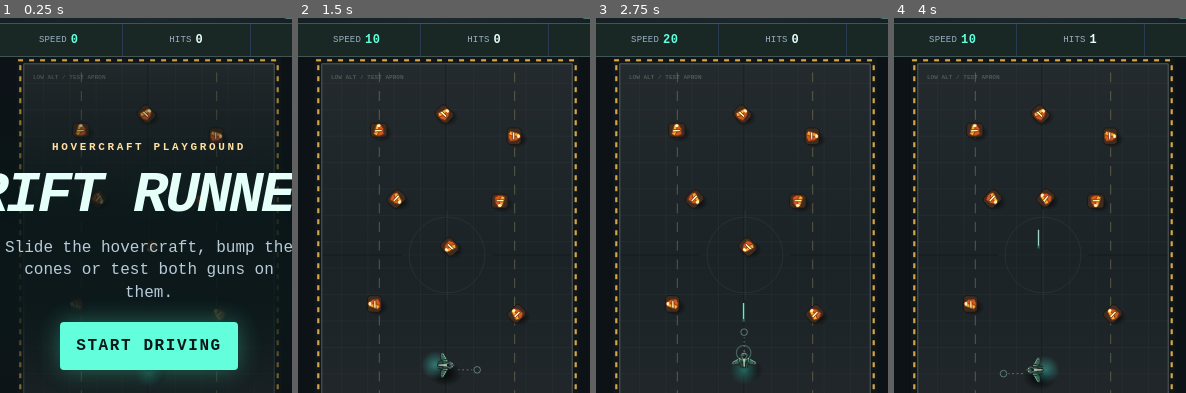
Above: before the commit, frames 1-4 (left to right).
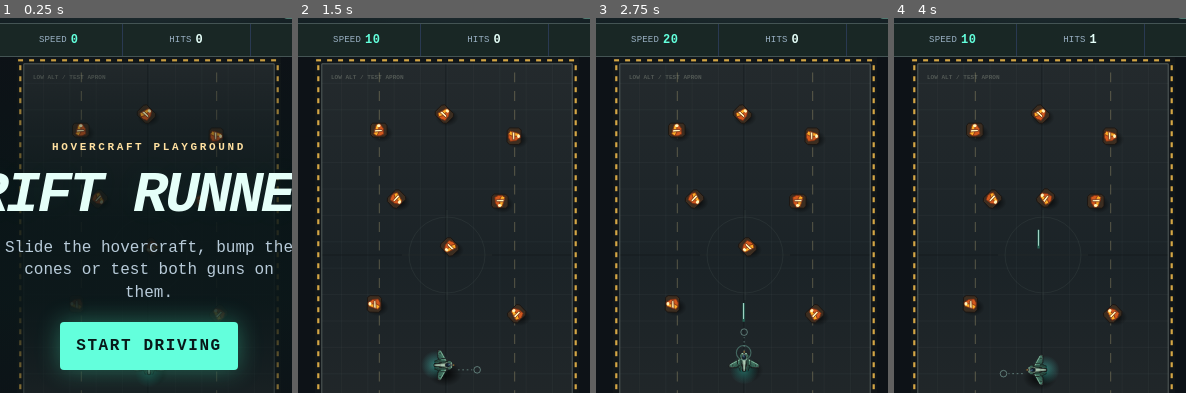
Above: after the commit, the same moments.

Repository: gambizt3-dev/rift-runner
Game: browser game, page index.html
Same seed, same stepped clock (60 frames per second), same inputs: the game is played once before the commit and once after it.
Inputs:
- Up to frame 1 (0.25 s): no input
- Up to frame 2 (1.5 s): click "START DRIVING" at 0.27 s; hold Right from 1.03 s (still down); tap Space at 1.1 s
- Up to frame 3 (2.75 s): release Right at 1.53 s; hold Down 1.58-1.85 s; tap Space at 1.6, 2.1, 2.6 s; hold Left 1.9-2.47 s; hold Up from 2.52 s (still down)
- Up to frame 4 (4 s): release Up at 2.82 s; hold Right 2.87-3.53 s; tap Space at 3.1, 3.6 s; hold Up 3.58-3.82 s; hold Left from 3.87 s (still down)
The pictures show only the part of the screen within x 24-74%, y 7-57%; the shares and areas given below are measured in that part.

The runs differ from the first frame. In frame 1, less than 0.1% of the frame differs, in the area x 50-52%, y 93-96%; in frame 2, 0.2%; in frame 3, 0.2%; in frame 4, 0.2%, in the area x 45-53%, y 89-98%.

Commit message:
Make the fighter sprite larger in the arena

Diff:
--- a/game.js
+++ b/game.js
@@ -968,8 +968,8 @@
  const wash=g.createRadialGradient(0,14,2,0,14,26);
  wash.addColorStop(0,'#53fbe45c');wash.addColorStop(1,'#4ce9e000');
  g.fillStyle=wash;g.fillRect(-27,-13,54,54);
- // Wing span is matched to the stock drawing; the nose stays at the existing muzzle.
- if(fighterSprite?.complete&&fighterSprite.naturalWidth>0)g.drawImage(fighterSprite,-28.5,-24,57,38);
+ // Enlarge only the drawing; keep the nose aligned with the existing muzzle.
+ if(fighterSprite?.complete&&fighterSprite.naturalWidth>0)g.drawImage(fighterSprite,-34.5,-24.6,69,46);
  else{
   g.fillStyle='#122729';g.strokeStyle='#080e12';g.lineWidth=3;
   poly([[-22,-10],[-13,-18],[13,-18],[22,-10],[23,12],[15,19],[-15,19],[-23,12]]);
--- a/index.html
+++ b/index.html
@@ -15,7 +15,7 @@
 <link rel="stylesheet" href="style.css?v=22">
 <script src="blaster-sfx.js" defer></script>
 <script src="ballistic-sfx.js?v=13" defer></script>
-<script src="game.js?v=23" defer></script>
+<script src="game.js?v=24" defer></script>
 </head>
 <body>
 <main class="cabinet">
--- a/tests/fighter-sprite.test.cjs
+++ b/tests/fighter-sprite.test.cjs
@@ -18,7 +18,7 @@
  art.naturalWidth=480;q.step(1);
  const north=q.spriteFrames.at(-1);
  assert.equal(north.asset,art);
- assert.deepEqual(north.bounds,[-28.5,-24,57,38]);
+ assert.deepEqual(north.bounds,[-34.5,-24.6,69,46]);
  assert.equal(north.rotation,0,'north-facing artwork at native orientation');
  q.key('keydown','ArrowRight');q.key('keyup','ArrowRight');q.step(1);
  assert.equal(q.spriteFrames.at(-1).rotation,Math.PI/2,'sprite follows existing heading');
